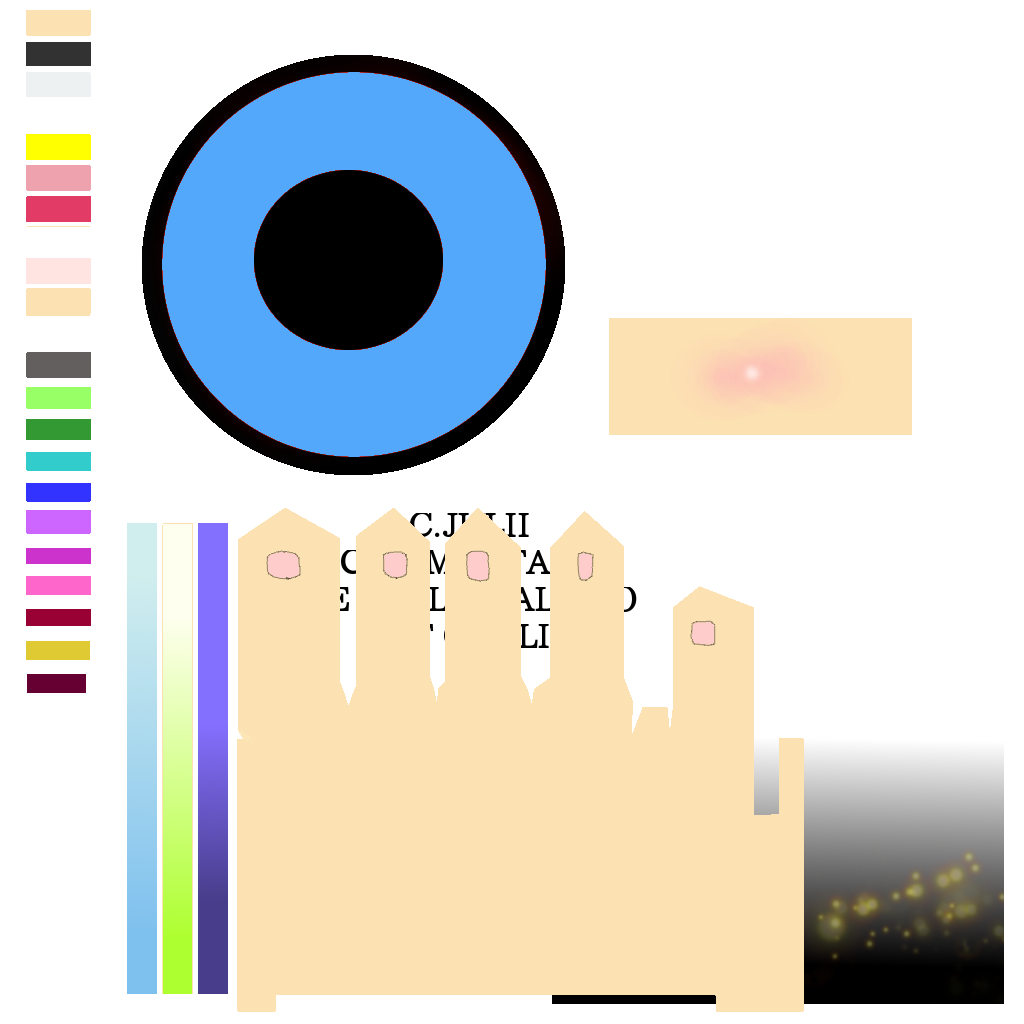
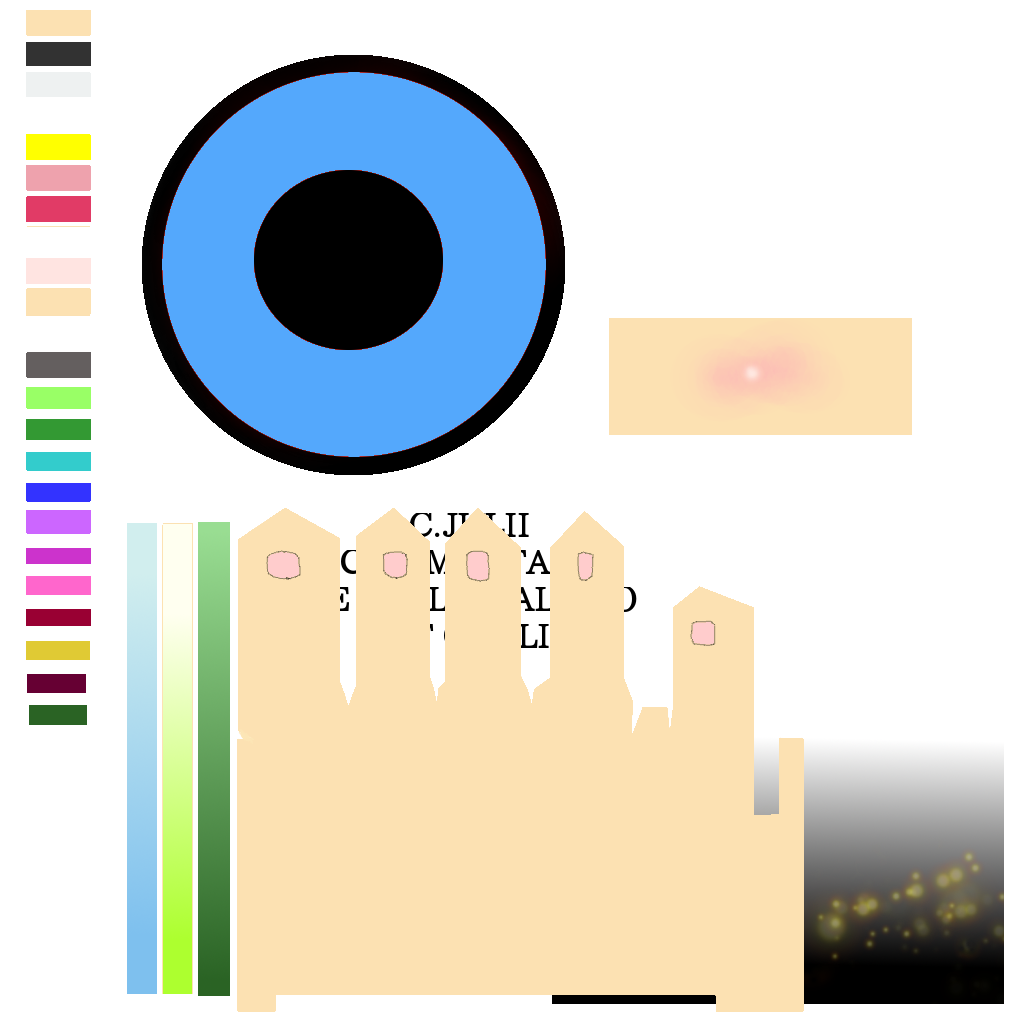
Two versions of the same layered image (w=1024, h=1024). Layer-by-layer changes:
painted on "White #1" over [29, 522, 230, 996]
